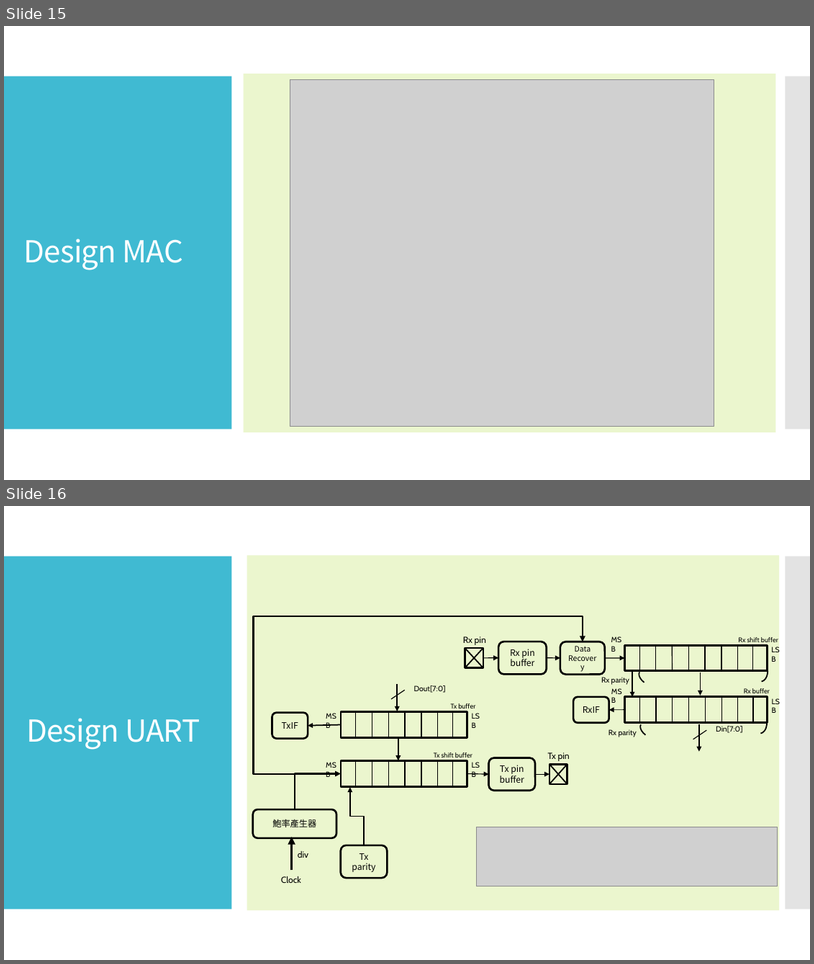
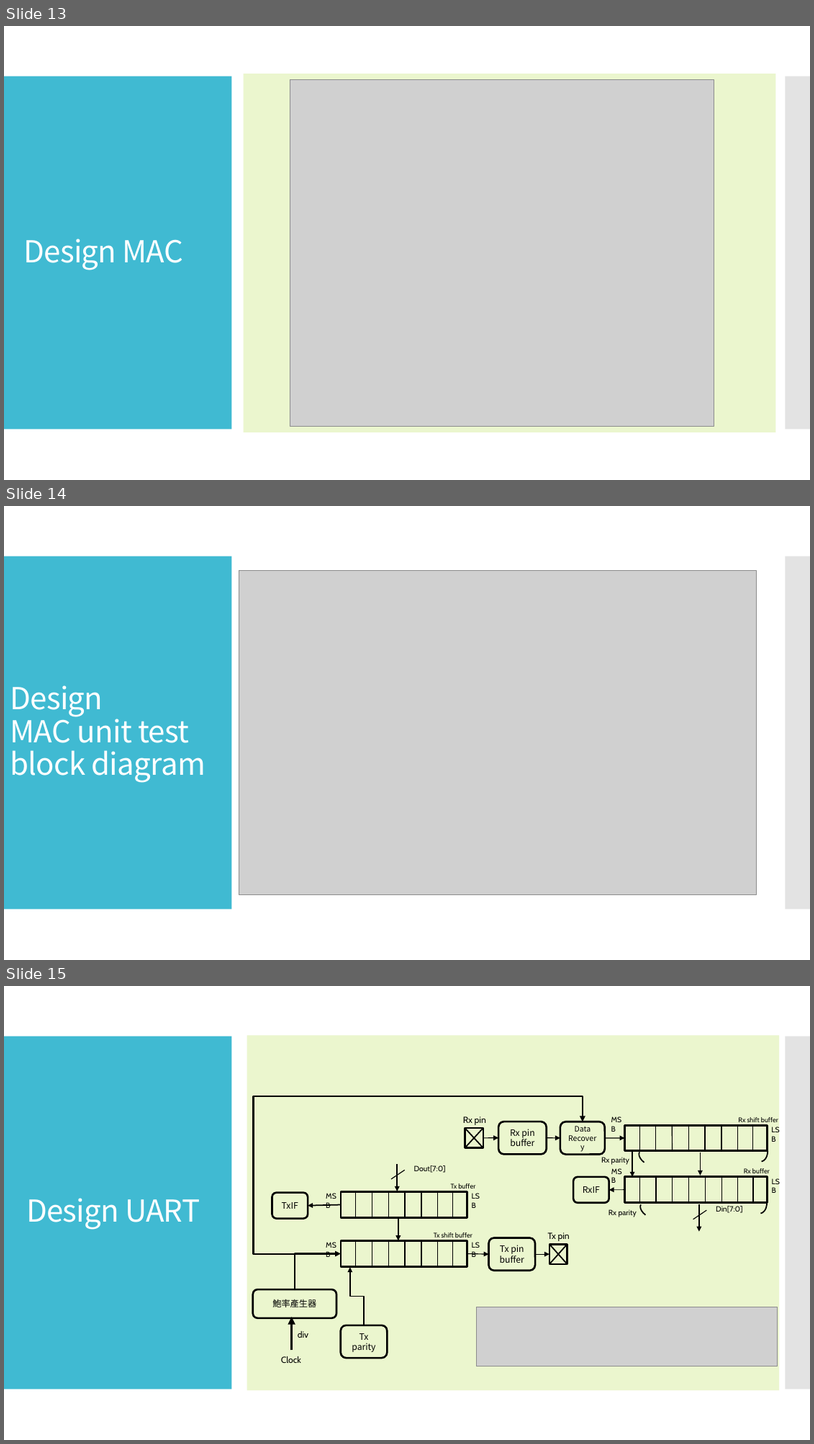
Before and after one commit to BBS86x1023/FPGA-simple-TPU, a slide deck: FPGA Final Project.pptx. Shown one above the other, each under a label of ours: slides 15 and 16 before the commit, slides 13, 14 and 15 after it. The pictures are 814x964 and 814x1444 pixels, drawn with LibreOffice and Linux fonts; fonts in the diff are those of the drawing; grey boxes stand for pictures. Boxes give left, top, right and bottom in pixels: in the first picture for what was removed or moved away, otherwise in the second. Text is boxed around its words. In the diff, an @@ line names an element or a change of style, - is before the commit and + after.

```diff
--- a/FPGA Final Project.pptx
+++ b/FPGA Final Project.pptx
@@ slide 14 added at (4,506,810,960), background #FFFFFF; not listed: 2 template elements that a slide beside it also shows @@
@@ picture added at (239,570,756,894) @@
@@ title added at (10,685,206,782), 36 pt, text #FFFFFF @@
+Design
+MAC unit test block diagram
@@ what was slide 15 is now slide 13 @@
@@ what was slide 16 is now slide 15 @@
```
Also in this commit, not shown: 2 slides changed, 3 slides removed.
